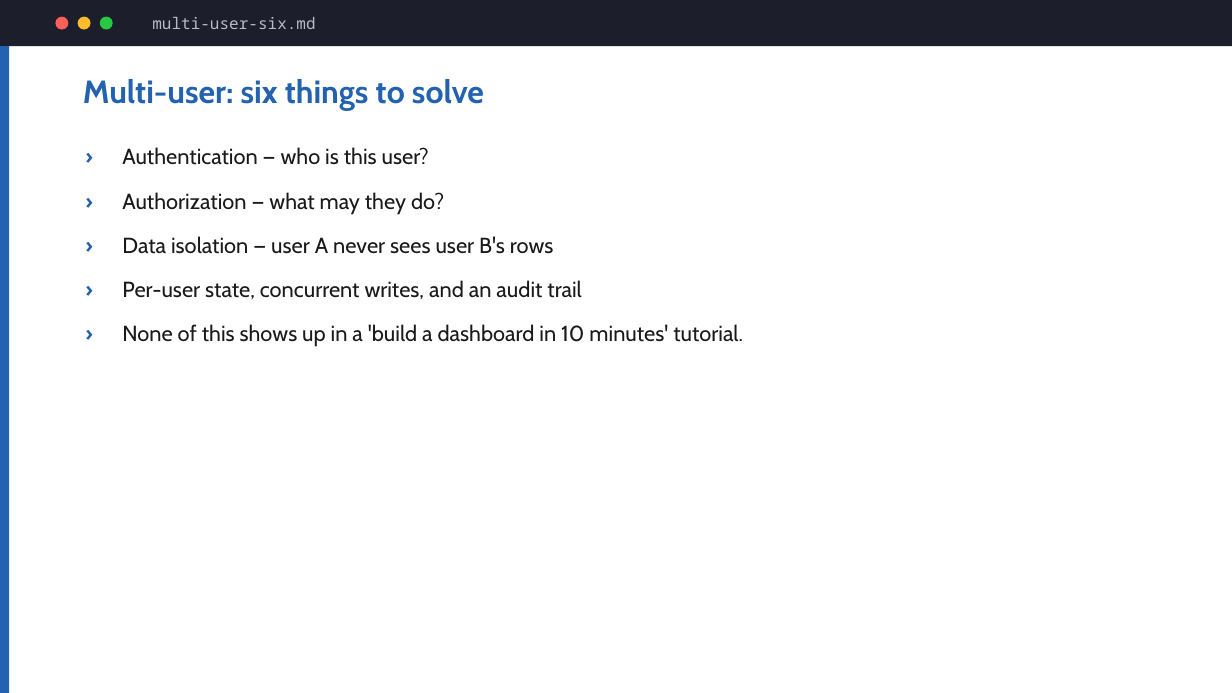
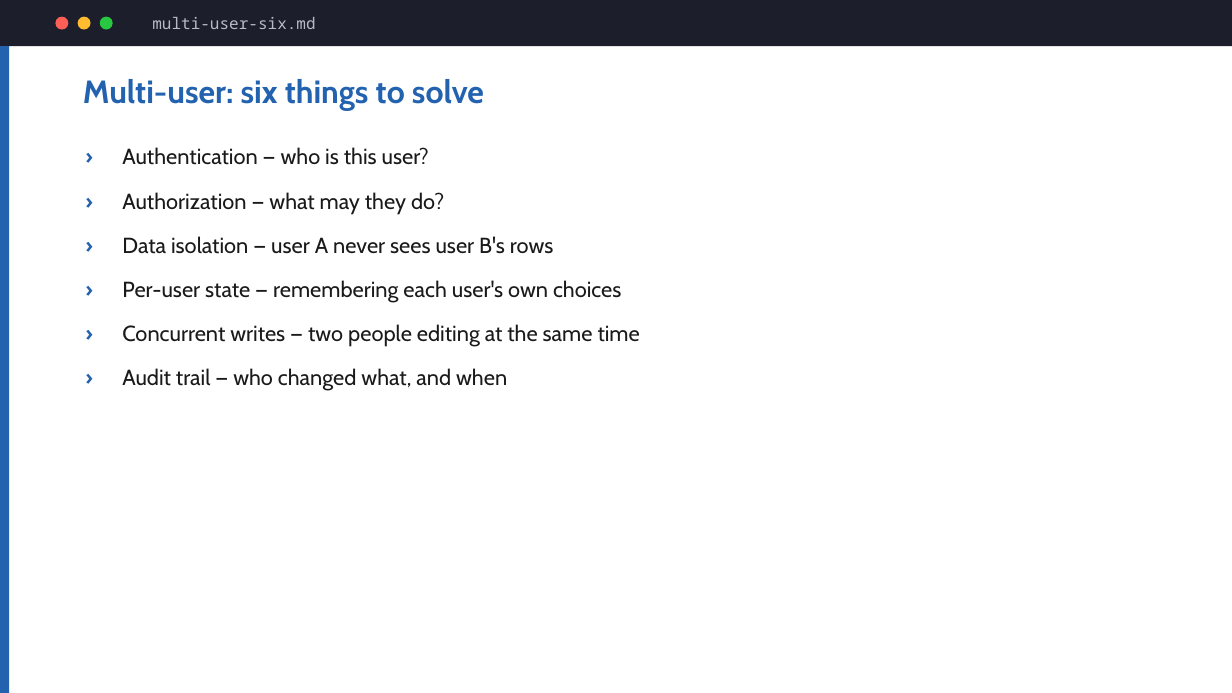
Before and after one commit to hovinh/web-development-learning-lab, a slide deck: slide 13 of blog/web-dev-for-data-people/slides/web-dev-for-data-people-slides.pptx. Drawn at 1232x693 pixels with LibreOffice and Linux fonts; fonts in the diff are those of the drawing. Boxes give left, top, right and bottom in pixels: in the first picture for what was removed or moved away, otherwise in the second. Text is boxed around its words. In the diff, an @@ line names an element or a change of style, - is before the commit and + after.

```diff
--- a/blog/web-dev-for-data-people/slides/web-dev-for-data-people-slides.pptx
+++ b/blog/web-dev-for-data-people/slides/web-dev-for-data-people-slides.pptx
@@ text at box(122, 280, 640, 391): text changed @@
-› Per-user state, concurrent writes, and an audit trail
-› None of this shows up in a 'build a dashboard in 10 minutes' tutorial.
+› Per-user state — remembering each user's own choices
+› Concurrent writes — two people editing at the same time
+› Audit trail — who changed what, and when
```
Also in this commit, not shown: 12 other slides changed, 8 slides added, 6 other files.
